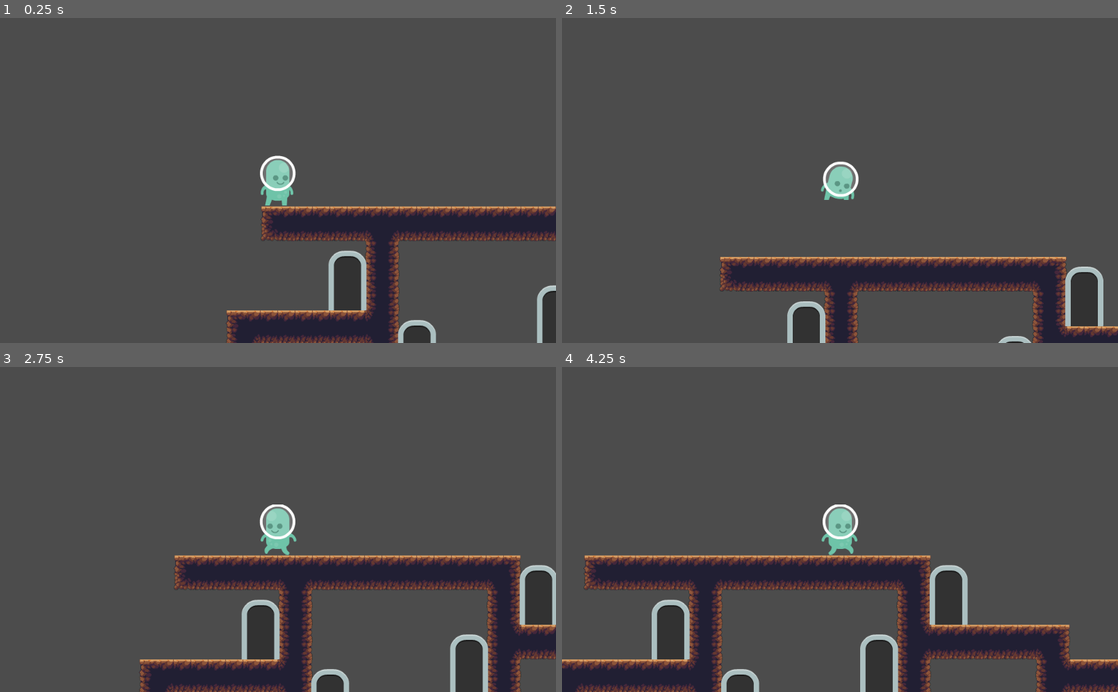
Above: before the commit, frames 1-4 (two rows, left to right).
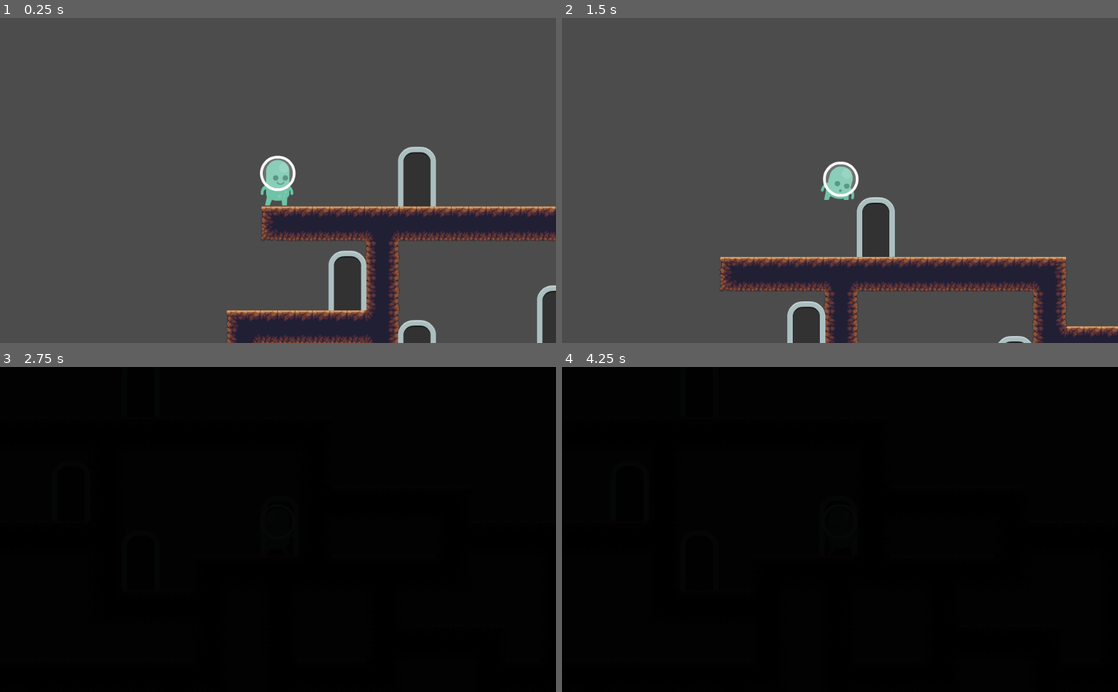
Above: after the commit, the same moments.

Repository: gordon2012/prototype-godot-platform
Game: Godot game, scene res://World.tscn
The game is run twice, just before and just after one commit, with the same random seed, the same clock (stepped at 60 frames per second) and the same inputs.
Inputs:
- Up to frame 1 (0.25 s): no input
- Up to frame 2 (1.5 s): tap Enter at 0.5 s; hold Right (ui_right) from 0.53 s (still down); tap Up (enter_door) at 0.6, 1.35 s; tap Space (ui_select) at 0.77 s
- Up to frame 3 (2.75 s): tap Space (ui_select) at 1.52 s; release Right (ui_right) at 2.03 s; hold Left (ui_left) from 2.03 s (still down); tap Up (enter_door) at 2.1 s
- Up to frame 4 (4.25 s): release Left (ui_left) at 2.78 s; hold Right (ui_right) from 2.78 s (still down); tap Up (enter_door) at 2.85, 3.6 s; tap Space (ui_select) at 3.02, 3.77 s

The runs differ from the first frame. In frame 1, 1.2% of the frame differs, in the area x 71-79%, y 39-59%; in frame 2, 2.4%; in frame 3, 100%; in frame 4, 100%, in the area x 0-100%, y 0-100%.

Commit message:
Add fading when going through doors
Signed-off-by: Gordon Doskas <gordon2012@users.noreply.github.com>

Diff:
--- a/Door.gd
+++ b/Door.gd
@@ -8,15 +8,19 @@
 export(String) var outer_target = null
 
 var player_in_door
+var player
 
 func _ready():
 	$Popup.hide()
+	player = get_tree().get_root().find_node("Player", true, false)
 
 func _process(_delta):
 	if Input.is_action_just_pressed("enter_door") and player_in_door == true:
 		if inner_target != null:
-			get_tree().call_group("Player", "teleport_to", get_node(inner_target).position)
+			player.teleport_to(get_node(inner_target).position)
 		elif outer_world != null and outer_target != null:
+			player.fade_out()
+			yield(player.get_node("AnimationPlayer"), "animation_finished")
 			Global.teleport_target = outer_target
 			get_tree().change_scene(outer_world)
 
--- a/Player.gd
+++ b/Player.gd
@@ -7,9 +7,12 @@
 var motion = Vector2()
 
 func _ready():
+	$FadeCanvasLayer/FadeColorRect.show()
 	if Global.teleport_target != null:
 		teleport_to(get_tree().get_root().find_node(Global.teleport_target, true, false).position)
 		Global.teleport_target = null
+	else:
+		get_node("AnimationPlayer").play("_SETUP")
 
 func _physics_process(_delta):
 	motion.y+= GRAVITY
@@ -37,5 +40,16 @@
 
 	motion = move_and_slide(motion, UP)
 
+func fade_out():
+	get_node("AnimationPlayer").play("FadeOut")
+
+func fade_in():
+	get_node("AnimationPlayer").play("FadeIn")
+
 func teleport_to(target):
+	if Global.teleport_target == null:
+		fade_out()
+		yield(get_node("AnimationPlayer"), "animation_finished")
+
 	position = target
+	fade_in()
--- a/Player.tscn
+++ b/Player.tscn
@@ -34,6 +34,54 @@
 radius = 26.3145
 height = 43.0471
 
+[sub_resource type="Animation" id=3]
+resource_name = "FadeIn"
+length = 0.6
+tracks/0/type = "value"
+tracks/0/path = NodePath("FadeCanvasLayer/FadeColorRect:color")
+tracks/0/interp = 1
+tracks/0/loop_wrap = true
+tracks/0/imported = false
+tracks/0/enabled = true
+tracks/0/keys = {
+"times": PoolRealArray( 0, 0.6 ),
+"transitions": PoolRealArray( 1, 1 ),
+"update": 0,
+"values": [ Color( 0, 0, 0, 1 ), Color( 0, 0, 0, 0 ) ]
+}
+
+[sub_resource type="Animation" id=4]
+resource_name = "FadeOut"
+length = 0.6
+step = 0.8
+tracks/0/type = "value"
+tracks/0/path = NodePath("FadeCanvasLayer/FadeColorRect:color")
+tracks/0/interp = 1
+tracks/0/loop_wrap = true
+tracks/0/imported = false
+tracks/0/enabled = true
+tracks/0/keys = {
+"times": PoolRealArray( 0, 0.6 ),
+"transitions": PoolRealArray( 1, 1 ),
+"update": 0,
+"values": [ Color( 0, 0, 0, 0 ), Color( 0, 0, 0, 1 ) ]
+}
+
+[sub_resource type="Animation" id=5]
+resource_name = "_SETUP"
+tracks/0/type = "value"
+tracks/0/path = NodePath("FadeCanvasLayer/FadeColorRect:color")
+tracks/0/interp = 1
+tracks/0/loop_wrap = true
+tracks/0/imported = false
+tracks/0/enabled = true
+tracks/0/keys = {
+"times": PoolRealArray( 0 ),
+"transitions": PoolRealArray( 1 ),
+"update": 0,
+"values": [ Color( 0, 0, 0, 0 ) ]
+}
+
 [node name="Player" type="KinematicBody2D" groups=[
 "Player",
 ]]
@@ -51,3 +99,19 @@
 
 [node name="Camera2D" type="Camera2D" parent="."]
 current = true
+
+[node name="AnimationPlayer" type="AnimationPlayer" parent="."]
+anims/FadeIn = SubResource( 3 )
+anims/FadeOut = SubResource( 4 )
+anims/_SETUP = SubResource( 5 )
+
+[node name="FadeCanvasLayer" type="CanvasLayer" parent="."]
+
+[node name="FadeColorRect" type="ColorRect" parent="FadeCanvasLayer"]
+visible = false
+anchor_right = 1.0
+anchor_bottom = 1.0
+color = Color( 0, 0, 0, 1 )
+__meta__ = {
+"_edit_use_anchors_": false
+}
--- a/World.tscn
+++ b/World.tscn
@@ -24,7 +24,7 @@
 }
 
 [node name="Door" parent="." instance=ExtResource( 3 )]
-position = Vector2( 352, -160 )
+position = Vector2( -32, -288 )
 inner_target = NodePath("../Door2")
 
 [node name="Door2" parent="." instance=ExtResource( 3 )]
Not shown: 1 places in Player.tscn that only renumber resources
